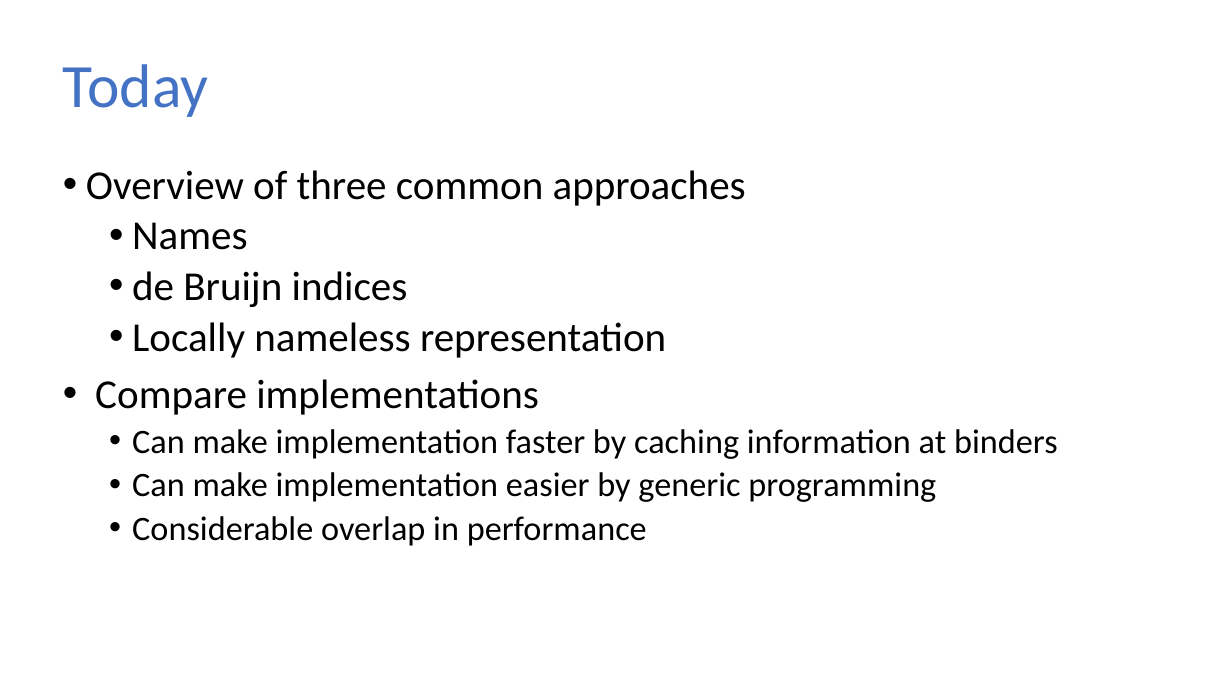
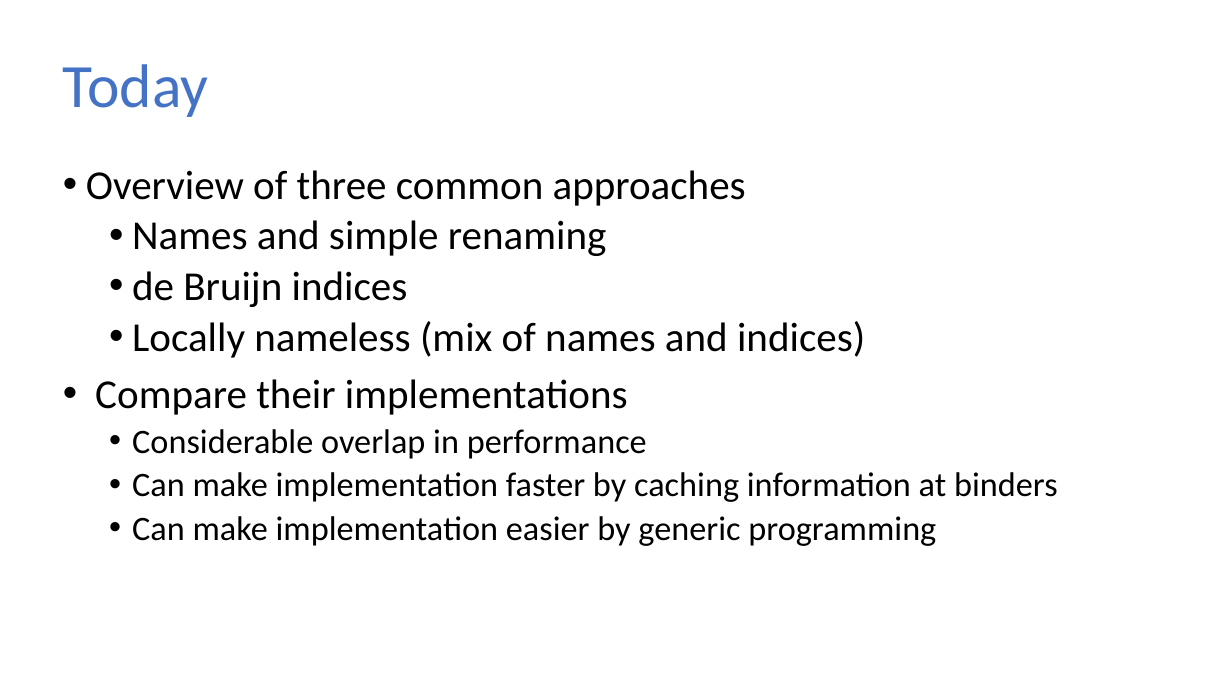
Before and after one commit to sweirich/lambda-n-ways, a slide deck: slide 7 of ifl-2021.pptx. Drawn at 1232x693 pixels with LibreOffice and Linux fonts; fonts in the diff are those of the drawing. Boxes give left, top, right and bottom in pixels: in the first picture for what was removed or moved away, otherwise in the second. Text is boxed around its words. In the diff, an @@ line names an element or a change of style, - is before the commit and + after.

```diff
--- a/ifl-2021.pptx
+++ b/ifl-2021.pptx
@@ text at [132,220,606,256]: text changed @@
-  • Names
+  • Names and simple renaming
@@ text at [95,321,865,459]: text changed @@
-  • Locally nameless representation
-• Compare implementations
+  • Locally nameless (mix of names and indices)
+• Compare their implementations
+  • Considerable overlap in performance
@@ text at [132,516,647,546]: paragraph removed @@
-  • Considerable overlap in performance
```
Also in this commit, not shown: 2 other slides changed, 1 other file.
